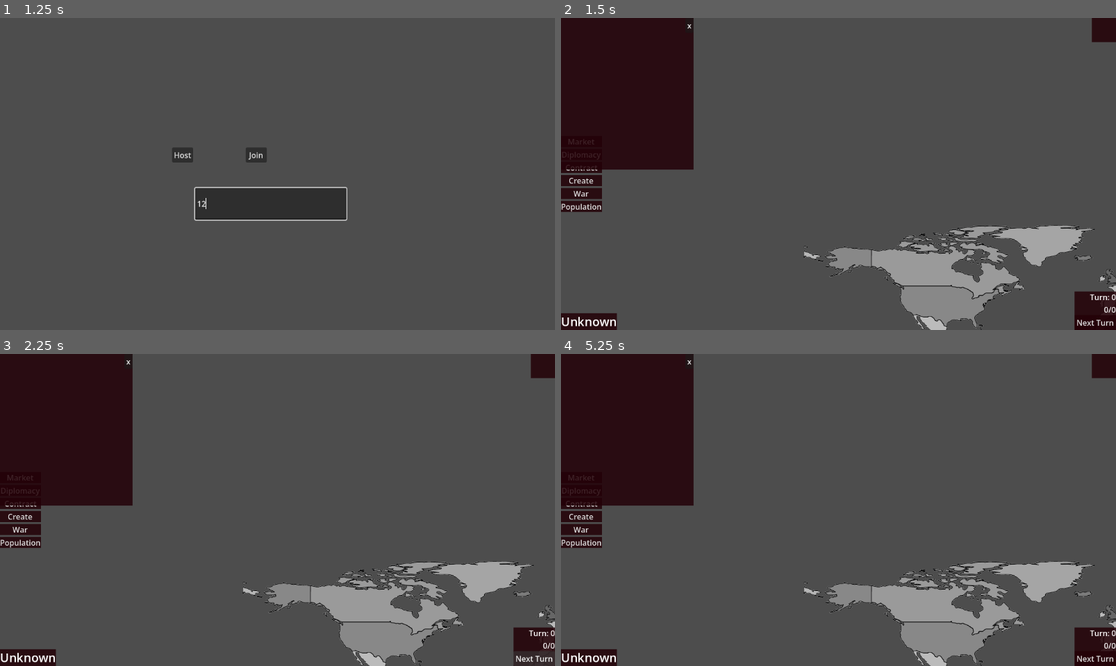
Above: before the commit, frames 1-4 (two rows, left to right).
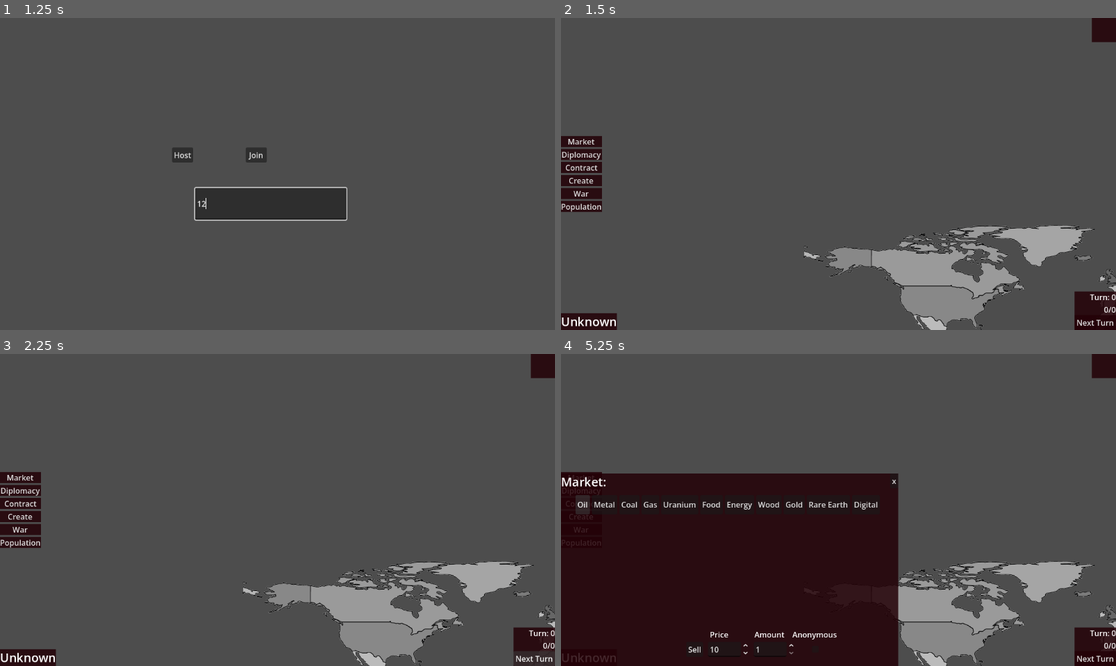
Above: after the commit, the same moments.

Repository: Tr0NDev/Map-Game
Game: Godot game, scene res://scenes/mainmenu/control.tscn
Same seed, same stepped clock (60 frames per second), same inputs: the game is played once before the commit and once after it.
Inputs (mouse positions are in pixels of both pictures, inside the frame that each line leads up to):
- Up to frame 1 (1.25 s): click (271, 205) at 0.52 s; type "12" at 0.6 s
- Up to frame 2 (1.5 s): click "Host" at 1.25 s
- Up to frame 3 (2.25 s): click "Next Turn" at 2 s
- Up to frame 4 (5.25 s): click "Next Turn" at 2.75 s; click "Market" at 3.5 s; click "Diplomacy" at 4.25 s; click "Contract" at 5 s

Frame 1 is identical in both runs. In frame 2, 11% of the frame differs, in the area x 0-24%, y 0-49%; in frame 3, 11%; in frame 4, 43%, in the area x 0-61%, y 0-100%.
Error in both runs: Invalid access to property or key 'name' on a base object of type 'Nil'. (res://scenes/game/next_turn_label.gd:25)

Commit message:
Refonte menu pt2

Diff:
--- a/scenes/game/game.tscn
+++ b/scenes/game/game.tscn
@@ -94,6 +94,14 @@
 	for child in vbox.get_children():
 		child.queue_free()
 
+	var title = Label.new()
+	title.text = \"🗺 Terrain Survey\"
+	title.add_theme_font_size_override(\"font_size\", 16)
+	title.horizontal_alignment = HORIZONTAL_ALIGNMENT_CENTER
+	title.size_flags_horizontal = Control.SIZE_EXPAND_FILL
+	vbox.add_child(title)
+	vbox.add_child(HSeparator.new())
+
 	var resources = [
 		[\"🛢 Oil\",        \"oil\"],
 		[\"⚙ Metal\",      \"metal\"],
@@ -518,7 +526,7 @@
 
 [node name="Infrastructure" type="Panel" parent="CanvasLayer" unique_id=95475999]
 visible = false
-offset_right = 300.0
+offset_right = 330.0
 offset_bottom = 470.0
 theme_override_styles/panel = SubResource("StyleBoxFlat_d21ai")
 script = ExtResource("7_4vuph")
@@ -547,8 +555,9 @@
 offset_bottom = 17.0
 
 [node name="Resources" type="Panel" parent="CanvasLayer" unique_id=1950809736]
+visible = false
 offset_right = 275.0
-offset_bottom = 315.0
+offset_bottom = 320.0
 theme_override_styles/panel = SubResource("StyleBoxFlat_d21ai")
 script = ExtResource("7_4vuph")
 
@@ -570,8 +579,10 @@
 
 [node name="VBoxContainer" type="VBoxContainer" parent="CanvasLayer/Resources" unique_id=238568982]
 layout_mode = 0
-offset_right = 40.0
-offset_bottom = 40.0
+offset_left = 25.0
+offset_top = 3.0
+offset_right = 65.0
+offset_bottom = 43.0
 
 [node name="Country" type="Panel" parent="CanvasLayer" unique_id=241604420]
 visible = false
@@ -599,7 +610,7 @@
 [node name="Terrain" type="Panel" parent="CanvasLayer" unique_id=1545458330]
 visible = false
 offset_right = 275.0
-offset_bottom = 345.0
+offset_bottom = 400.0
 theme_override_styles/panel = SubResource("StyleBoxFlat_d21ai")
 script = ExtResource("7_4vuph")
 
--- a/scenes/game/infrastructure_label.gd
+++ b/scenes/game/infrastructure_label.gd
@@ -4,6 +4,7 @@
 @onready var vbox = $"../VBoxContainer"
 
 var last_displayed_country = ""
+var last_refresh_data = {}
 
 var infra_data = {
 	"farm":           {"terrain": "view_food",      "icon": "🌾", "label": "Farm",            "resource": "food",      "price": 10000000},
@@ -21,12 +22,28 @@
 
 func _process(_delta):
 	if Data.player_country == null: return
+	if vbox == null: return
 	for country in Data.country_list.values():
 		if country.name == map_node.last_country_clicked:
 			if country.name == Data.player_country.name:
-				if country.name != last_displayed_country:
-					last_displayed_country = country.name
+				if _needs_refresh(country):
 					display(country)
+
+func _needs_refresh(country) -> bool:
+	var infra = country.infrastructure
+	var eco = country.economy
+	var ter = country.terrain
+	var snapshot = {}
+	snapshot["money"] = float(eco.money)
+	for infra_name in infra_data:
+		snapshot[infra_name] = infra.get(infra_name)
+		var terrain_key = infra_data[infra_name]["terrain"]
+		if terrain_key != "":
+			snapshot[terrain_key] = ter.get(terrain_key)
+	if snapshot != last_refresh_data:
+		last_refresh_data = snapshot
+		return true
+	return false
 
 func format_number(n) -> String:
 	if n == null: return "0"
@@ -71,7 +88,7 @@
 		if d["terrain"] != "":
 			var view_val = country.terrain.get(d["terrain"])
 			if view_val == null: view_val = 0
-			max_infra = int(view_val / 100.0)
+			max_infra = int(view_val / 10.0)
 
 		var price = d["price"]
 		var can_afford = money >= price
@@ -81,17 +98,15 @@
 		row.size_flags_horizontal = Control.SIZE_EXPAND_FILL
 		row.custom_minimum_size = Vector2(0, 32)
 
-		# icône + nom
 		var name_lbl = Label.new()
 		name_lbl.text = d["icon"] + " " + d["label"]
 		name_lbl.custom_minimum_size = Vector2(140, 0)
 		name_lbl.add_theme_font_size_override("font_size", 12)
 		name_lbl.vertical_alignment = VERTICAL_ALIGNMENT_CENTER
-		if at_max:
+		if at_max and max_infra > 0:
 			name_lbl.modulate = Color(0.5, 0.5, 0.5)
 		row.add_child(name_lbl)
 
-		# compteur current/max
 		var count_lbl = Label.new()
 		if d["terrain"] == "":
 			count_lbl.text = str(current)
@@ -101,17 +116,22 @@
 		count_lbl.add_theme_font_size_override("font_size", 12)
 		count_lbl.horizontal_alignment = HORIZONTAL_ALIGNMENT_CENTER
 		count_lbl.vertical_alignment = VERTICAL_ALIGNMENT_CENTER
-		if at_max:
+		if at_max and max_infra > 0:
 			count_lbl.modulate = Color.GREEN
 		elif current > 0:
 			count_lbl.modulate = Color.YELLOW
+		elif max_infra == 0:
+			count_lbl.modulate = Color.GRAY
 		else:
 			count_lbl.modulate = Color.GRAY
 		row.add_child(count_lbl)
 
-		# bouton build
 		var btn = Button.new()
-		if at_max:
+		if max_infra == 0:
+			btn.text = "🔍 Survey first"
+			btn.disabled = true
+			btn.modulate = Color(0.5, 0.5, 0.5)
+		elif at_max:
 			btn.text = "✓ MAX"
 			btn.disabled = true
 		elif not can_afford:
@@ -121,7 +141,7 @@
 		else:
 			btn.text = "+" + format_number(price) + "$"
 			btn.modulate = Color.YELLOW
-		btn.custom_minimum_size = Vector2(90, 28)
+		btn.custom_minimum_size = Vector2(110, 28)
 		btn.add_theme_font_size_override("font_size", 11)
 		btn.pressed.connect(_on_infra_pressed.bind(infra_name))
 		row.add_child(btn)
@@ -139,10 +159,14 @@
 	if d["terrain"] != "":
 		var view_val = country.terrain.get(d["terrain"])
 		if view_val == null: view_val = 0
-		max_infra = int(view_val / 100.0)
+		max_infra = int(view_val / 10.0)
+
+	if max_infra == 0:
+		Data.show_popup("Survey terrain first to unlock " + d["label"] + "!")
+		return
 
 	if current >= max_infra:
-		Data.show_popup("Max reached!\n" + str(current) + "/" + str(max_infra))
+		Data.show_popup("Max reached!\n" + str(current) + "/" + str(max_infra) + "\nSurvey more terrain to unlock slots.")
 		return
 
 	var price = d["price"]
@@ -158,8 +182,7 @@
 		Data.request_set_infra_field.rpc_id(1, country.name, infra_name, current + 1)
 		Data.request_set_economy_field.rpc_id(1, country.name, "money", money - price)
 
-	last_displayed_country = ""
-	Data.show_popup(d["icon"] + " " + d["label"] + " built!\n-" + format_number(price) + "$")
+	Data.show_popup(d["icon"] + " " + d["label"] + " built!\n-" + format_number(price) + "$\n" + str(current + 1) + "/" + str(max_infra))
 
 func _on_infrastructure_close_button_down() -> void:
 	infra_panel.global_position = Vector2(0, 0)
